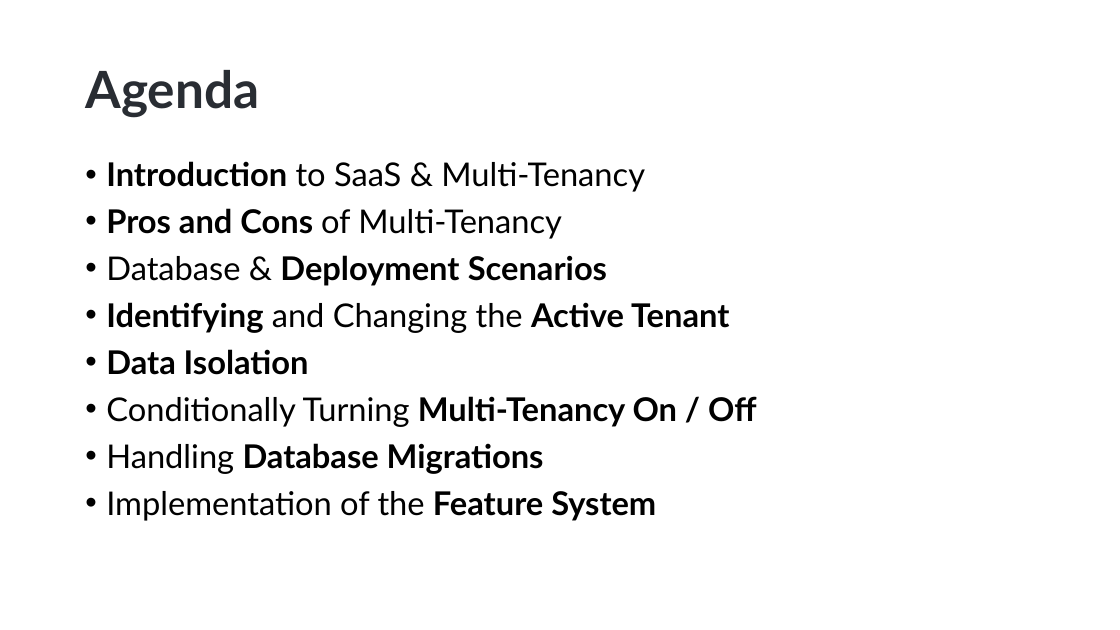
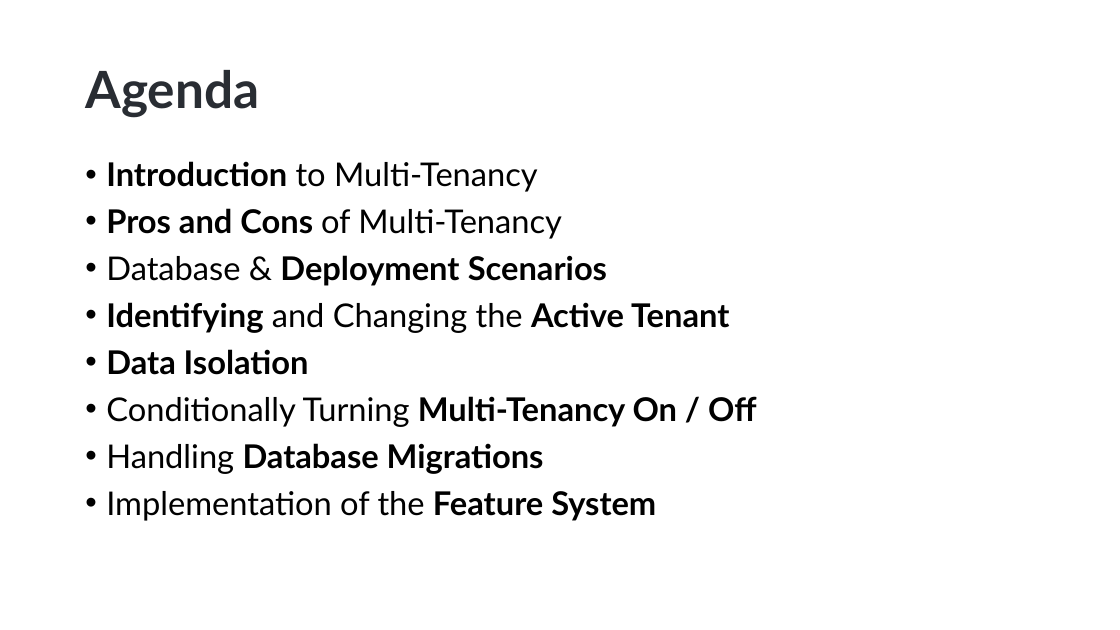
Before and after one commit to ebicoglu/presentations, a slide deck: slide 4 of multi-tenancy-wearedevelopers-2025_30mins.pptx. Drawn at 1120x630 pixels with LibreOffice and Linux fonts; fonts in the diff are those of the drawing; background and template pictures are left out. Boxes give left, top, right and bottom in pixels: in the first picture for what was removed or moved away, otherwise in the second. Text is boxed around its words. In the diff, an @@ line names an element or a change of style, - is before the commit and + after.

```diff
--- a/multi-tenancy-wearedevelopers-2025_30mins.pptx
+++ b/multi-tenancy-wearedevelopers-2025_30mins.pptx
@@ text at (106,161,538,192): text changed @@
-• Introduction to SaaS & Multi-Tenancy
+• Introduction to Multi-Tenancy
```
Also in this commit, not shown: 14 other slides changed.
